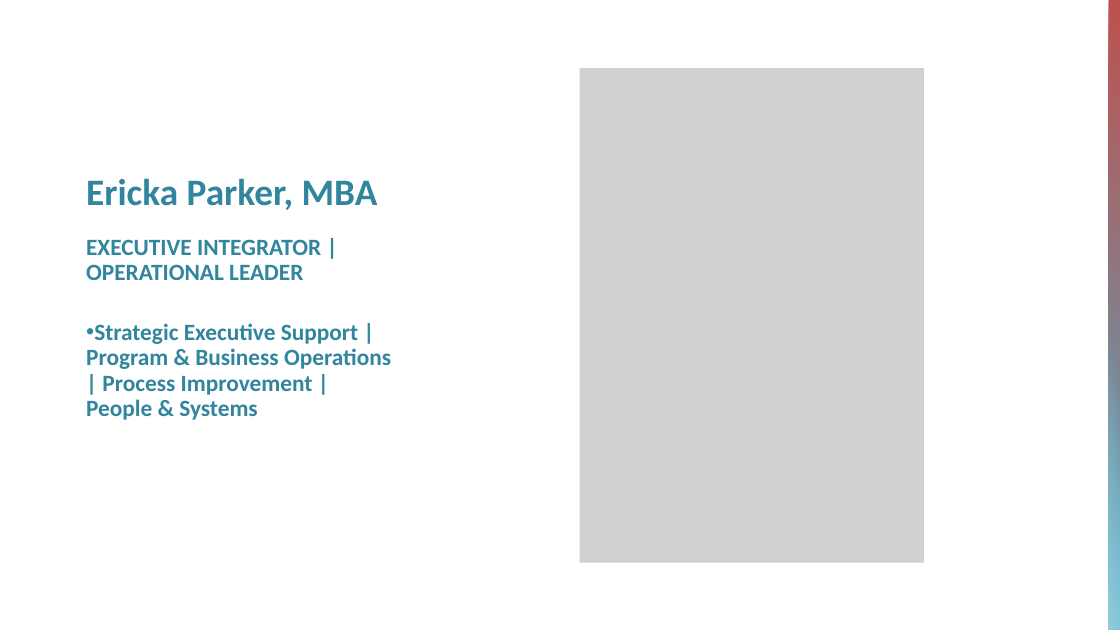
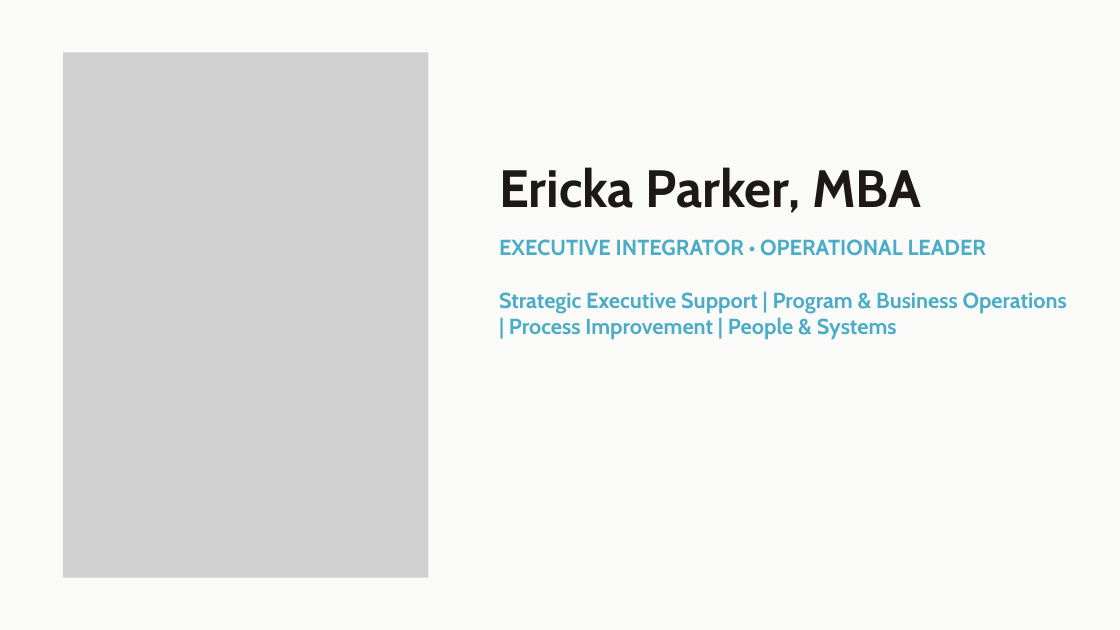
Before and after one commit to erickacparker-cell/erickacparker-cell.github.io, a slide deck: slide 1 of Executive Integrator - Operational Leader Portfolio.pptx. Drawn at 1120x630 pixels with LibreOffice and Linux fonts; fonts in the diff are those of the drawing; grey boxes stand for pictures. Boxes give left, top, right and bottom in pixels: in the first picture for what was removed or moved away, otherwise in the second. Text is boxed around its words. In the diff, an @@ line names an element or a change of style, - is before the commit and + after.

```diff
--- a/Executive Integrator - Operational Leader Portfolio.pptx
+++ b/Executive Integrator - Operational Leader Portfolio.pptx
@@ background #FFFFFF to #FAFAF9 @@
@@ rectangle removed at bbox=[1109, 0, 1120, 630] @@
@@ picture: place and size @@
-picture at bbox=[580, 68, 924, 563]
+picture at bbox=[63, 53, 428, 578]
@@ text "Ericka Parker, MBA": place and size @@
-text "Ericka Parker, MBA" at bbox=[86, 178, 378, 210]
+text "Ericka Parker, MBA" at bbox=[499, 167, 921, 213]
@@ text "Ericka Parker, MBA" at bbox=[499, 167, 921, 213]: size 48 to 67.5 pt, font Calibri to Cabin, text colour #31859C to #1C1917; line spacing 0.9 to 74.2pt; less space between paragraphs; vertical alignment bottom to top @@
@@ text at bbox=[499, 239, 987, 256]: text changed; size 30 to 28 pt; font Calibri to Cabin; text colour #31859C to #4BACC6 @@
-EXECUTIVE INTEGRATOR | OPERATIONAL LEADER
+EXECUTIVE INTEGRATOR • OPERATIONAL LEADER
@@ text "EXECUTIVE INTEGRATOR • OPERATIONAL LEADER": place and size @@
-text "EXECUTIVE INTEGRATOR • OPERATIONAL LEADER" at bbox=[86, 239, 391, 420]
+text "EXECUTIVE INTEGRATOR • OPERATIONAL LEADER" at bbox=[499, 239, 1067, 339]
@@ text at bbox=[499, 292, 1067, 339]: size 30 to 28 pt, font Calibri to Cabin, text colour #31859C to #4BACC6 in "Strategic Executive Support | Program & Business ..."; bullet • to none; line spacing 0.9 to 1; less space between paragraphs @@
@@ rectangle removed at bbox=[1109, 324, 1120, 630] @@
```
Also in this commit, not shown: 2 other slides changed, 7 other files.
